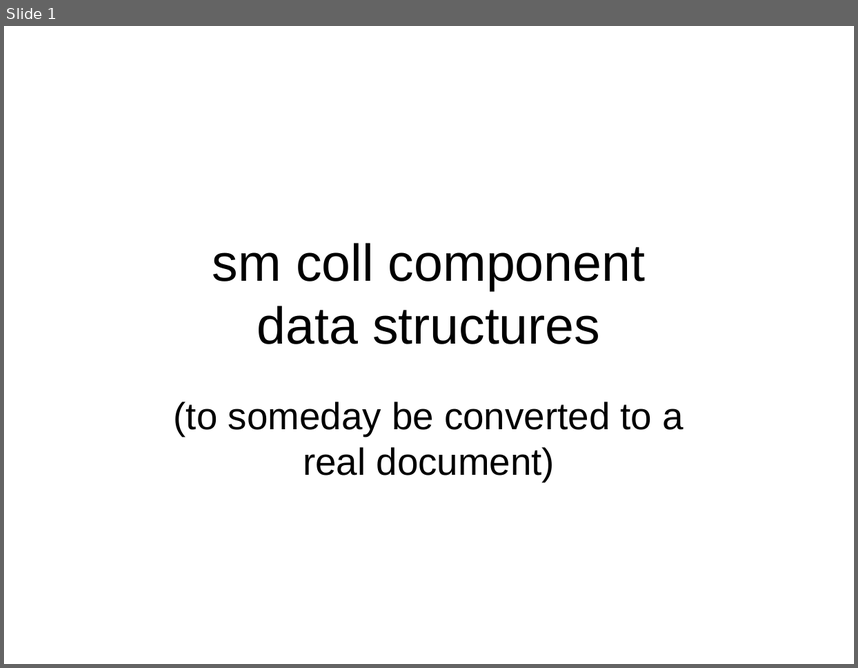
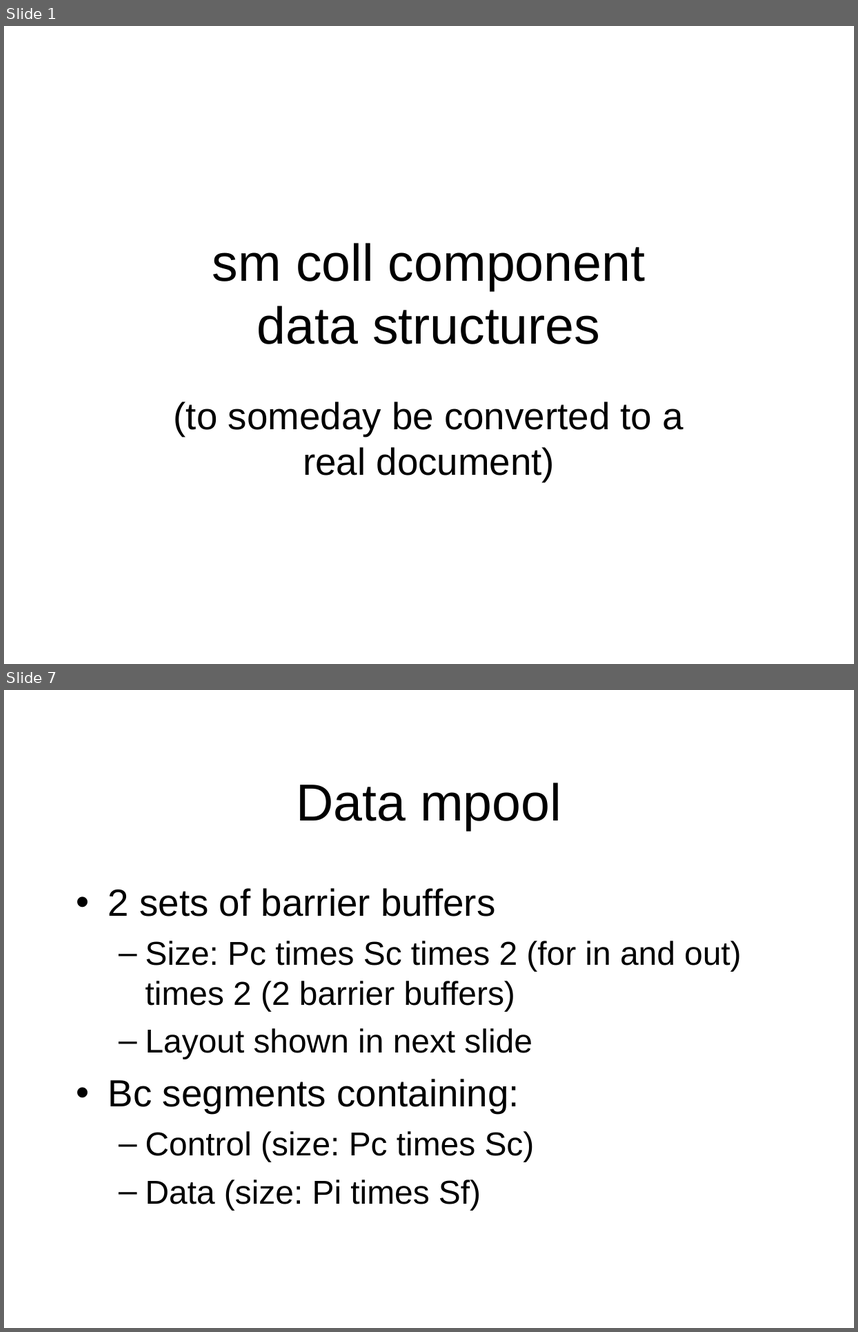
Before and after one commit to open-mpi/ompi, a slide deck: ompi/mca/coll/sm/memory-layout.ppt. Shown one above the other, each under a label of ours: slide 1 before the commit, slides 1 and 7 after it; the slides between them are not shown. The pictures are 858x668 and 858x1332 pixels, drawn with LibreOffice and Linux fonts; fonts in the diff are those of the drawing. Boxes give left, top, right and bottom in pixels: in the first picture for what was removed or moved away, otherwise in the second. Text is boxed around its words. In the diff, an @@ line names an element or a change of style, - is before the commit and + after.

Commit message:
Update data structures
This commit was SVN r7150.

```diff
--- a/ompi/mca/coll/sm/memory-layout.ppt
+++ b/ompi/mca/coll/sm/memory-layout.ppt
@@ slide 7 added at bbox=[4, 690, 854, 1328], background #FFFFFF @@
@@ title added at bbox=[296, 782, 562, 830], 44 pt, text #000000 @@
+Data mpool
@@ text added at bbox=[108, 888, 741, 1210], 28 pt, text #000000 @@
+• 2 sets of barrier buffers
+  – Size: Pc times Sc times 2 (for in and out) times 2 (2 barrier buffers)
+  – Layout shown in next slide
+• Bc segments containing:
+  – Control (size: Pc times Sc)
+  – Data (size: Pi times Sf)
```
Also in this commit, not shown: 6 slides changed, 1 slide removed.
